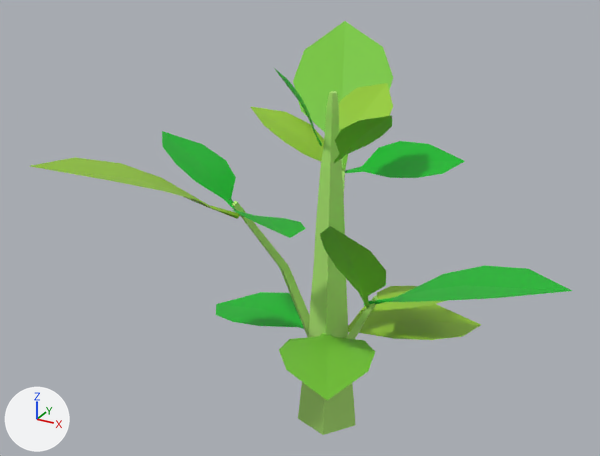
The FBX model Assets/Assets/Models/Farm/bushes/mesh_stage2bush01.fbx as it was, and as the next commit left it.
The view is the same before and after, from a 50 mm camera at (0.393, -0.789, 0.88) aimed at (-0.031, -0.017, 0.494). The lights are fixed; the arrows at lower left show +X, +Y and +Z. Where no turn or scale is listed for an object, it has been applied to the vertices.

Names of what the first picture shows: 'mesh_stage2bush01'.
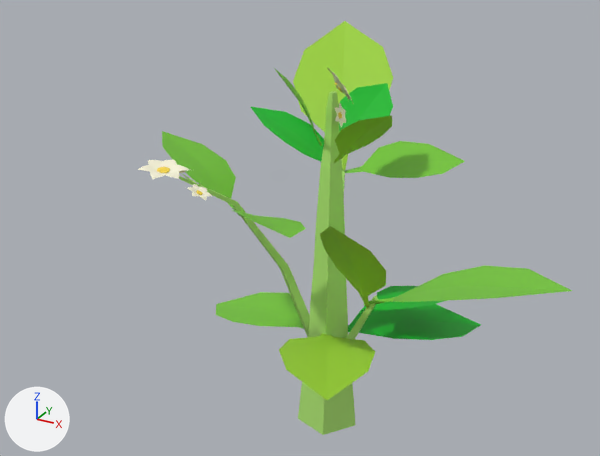
The newer file is also turned or shifted as a whole; pictures and numbers use the older file's frame.

Changed parts and their boxes [x1, y1, x2, y2] in the pictures (600 x 456 px):
'mesh_stage2bush01', reshaped (20% narrower): before [30, 21, 572, 435]; after [138, 21, 572, 435]
part 1 of me_mesh, built on: before [30, 158, 239, 219]; after [138, 160, 238, 206]
part 2 of me_mesh, added: after [328, 68, 354, 127]
part 3 of me_mesh, recoloured: [279, 21, 393, 400] in both
part 4 of me_mesh, recoloured: [162, 69, 572, 329] in both
part 5 of me_mesh, recoloured: [251, 83, 481, 340] in both

Patch to the scene script:
```diff
--- a/Assets/Assets/Models/Farm/bushes/mesh_stage2bush01.fbx.py
+++ b/Assets/Assets/Models/Farm/bushes/mesh_stage2bush01.fbx.py
@@ mat_mat_flowerpetals @@
+mat_mat_flowerpetals = principled_material('mat_flowerpetals')
+mat_mat_flowerpetals.base_color = (1.0, 0.966, 0.745)  # white #fffbe0
+mat_mat_flowerpetals.roughness = 0.553
@@ mat_mat_leafs_var01_001 @@
+mat_mat_leafs_var01_001 = principled_material('mat_leafs_var01.001')
+mat_mat_leafs_var01_001.base_color = (0.327, 0.643, 0.0327)  # green #9bd233
+mat_mat_leafs_var01_001.roughness = 0.553
@@ mat_mat_leafs_var02_001 @@
+mat_mat_leafs_var02_001 = principled_material('mat_leafs_var02.001')
+mat_mat_leafs_var02_001.base_color = (0.187, 0.588, 0.0376)  # green #78ca37
+mat_mat_leafs_var02_001.roughness = 0.553
@@ mat_mat_flowerstem @@
+mat_mat_flowerstem = principled_material('mat_flowerstem')
+mat_mat_flowerstem.base_color = (1.0, 0.714, 0.058)  # yellow #ffdc44
+mat_mat_flowerstem.roughness = 0.553
@@ mat_mat_leafs_var03_001 @@
+mat_mat_leafs_var03_001 = principled_material('mat_leafs_var03.001')
+mat_mat_leafs_var03_001.base_color = (0.0, 0.504, 0.0187)  # green #00bc25
+mat_mat_leafs_var03_001.roughness = 0.553
@@ mat_mat_bushstem_001 @@
+mat_mat_bushstem_001 = principled_material('mat_bushstem.001')
+mat_mat_bushstem_001.base_color = (0.439, 0.802, 0.173)  # green #b1e773
+mat_mat_bushstem_001.roughness = 0.553
@@ me_mesh @@
 # used by ob_mesh_stage2bush01; location = (0.0, 0.0, 0.0)
-me_mesh.from_pydata(...)  # 383 vertices, 332 faces; spans x -0.217..0.277, y -0.249..0.243, z 0.226..0.685
-me_mesh.materials.append(mat_mat_bushstem)  # green #b1e774
+me_mesh.from_pydata(...)  # 710 vertices, 508 faces; spans x -0.217..0.277, y -0.175..0.243, z 0.226..0.685
+# me_mesh part 1: 19 vertices removed from x -0.216..-0.078, y -0.249..-0.063, z 0.513..0.612; 212 vertices added at x -0.153..-0.075, y -0.164..-0.086, z 0.557..0.592
+# me_mesh part 2: 134 vertices added at x -0.013..0.025, y -0.017..0.025, z 0.618..0.68
+# me_mesh part 3: 64 faces spanning x -0.13..0.101, y -0.175..0.243, z 0.356..0.685 switch from mat_mat_leafs_var01 (green #78ca37) to mat_mat_leafs_var01_001 (green #9bd233)
+# me_mesh part 4: 96 faces spanning x -0.217..0.277, y -0.15..0.166, z 0.316..0.683 switch from mat_mat_leafs_var03 (green #00bc25) to mat_mat_leafs_var02_001 (green #78ca37)
+# me_mesh part 5: 64 faces spanning x -0.146..0.146, y -0.012..0.151, z 0.329..0.645 switch from mat_mat_leafs_var02 (green #9bd233) to mat_mat_leafs_var03_001 (green #00bc25)
+me_mesh.materials.append(mat_mat_flowerpetals)  # white #fffbe0
+me_mesh.materials.append(mat_mat_flowerstem)  # yellow #ffdc44
+me_mesh.materials.append(mat_mat_bushstem_001)  # green #b1e773
```
